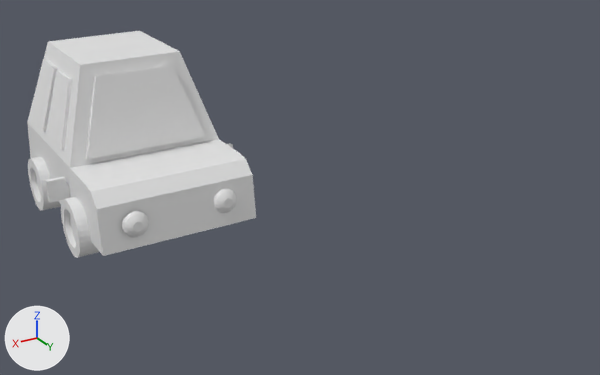
The Blender file 3Dundervisning/bil UwU.blend: old version first, new version second.
Camera for both pictures: a 50 mm lens placed at (7.04, 8.73, 5.36), pointed at (1.42, -0.63, 0.68). Lighting does not change. The marker at lower left points along +X, +Y and +Z.

The older version as bpy lines, for what is in view:
```python
ob_car_body = bpy.data.objects.new('car body', me_cube_002)
ob_car_body.location = (3.26, -2.84, 0.82)
ob_car_body.scale = (1.1, 1.16, 0.409)
ob_hjul_back = bpy.data.objects.new('hjul back', me_cylinder_004)
ob_hjul_back.location = (4.355, -3.205, 0.463)
ob_hjul_back.rotation_euler = (1.572, -6.564, 1.57)  # degrees (90, 344, 90)
ob_hjul_back.scale = (0.4, 0.4, 0.158)
ob_hjul_front = bpy.data.objects.new('hjul front', me_cylinder)
ob_hjul_front.location = (4.355, -1.456, 0.463)
ob_hjul_front.rotation_euler = (1.572, -6.564, 1.57)  # degrees (90, 344, 90)
ob_hjul_front.scale = (0.4, 0.4, 0.158)
ob_lys_1 = bpy.data.objects.new('lys 1 ', me_circle_001)
ob_lys_1.location = (2.608, -0.623, 0.747)
ob_lys_1.rotation_euler = (-1.502, 0.0, 0.0)  # degrees (-86, 0, 0)
ob_lys_1.scale = (0.178, 0.178, 0.178)
ob_lys_2 = bpy.data.objects.new('lys 2', me_circle_002)
ob_lys_2.location = (3.904, -0.566, 0.743)
ob_lys_2.rotation_euler = (-1.502, 0.0, 0.0)  # degrees (-86, 0, 0)
ob_lys_2.scale = (0.178, 0.178, 0.178)
ob_spejl_s1 = bpy.data.objects.new('spejl s1', me_cube_007)
ob_spejl_s1.location = (2.28, -1.87, 0.88)
ob_spejl_s1.scale = (0.0704, -0.0356, 0.146)
ob_vindue_1_s2 = bpy.data.objects.new('vindue 1 s2', me_cube_005)
ob_vindue_1_s2.location = (2.43, -3.27, 1.97)
ob_vindue_1_s2.rotation_euler = (0.0, 0.294, 0.0)  # degrees (0, 17, 0)
ob_vindue_1_s2.scale = (-0.0959, 0.353, 0.288)
ob_vindue_2_s2 = bpy.data.objects.new('vindue 2 s2', me_cube_006)
ob_vindue_2_s2.location = (2.44, -2.47, 1.96)
ob_vindue_2_s2.rotation_euler = (0.0282, 0.29, 0.00731)  # degrees (1.6, 17, 0.4)
ob_vindue_2_s2.scale = (-0.0959, -0.353, 0.288)
```
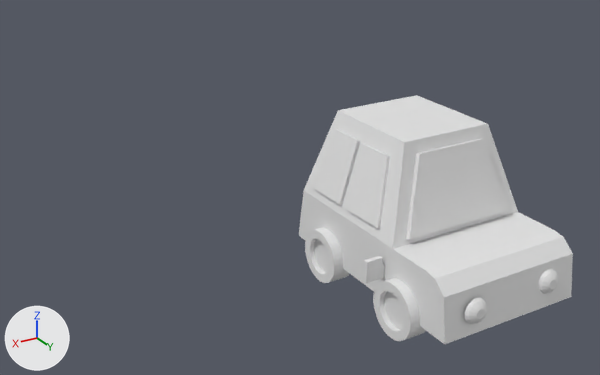
Commit message: ny bil

Pixel boxes (x1, y1, x2, y2) of what changed, in the pictures (600 x 375 px):
'car body.001', added
    after: (299, 95, 573, 344)
'car body', deleted
    before: (27, 31, 256, 256)
'hjul front', reshaped, moved
    before: (61, 197, 99, 258)
    after: (373, 278, 426, 341)
'hjul back', reshaped, moved
    before: (28, 157, 61, 211)
    after: (305, 228, 350, 283)
'vindue 2 s2.001', added
    after: (345, 144, 390, 228)
'vindue 1 s2.001', added
    after: (311, 129, 360, 205)
'vindue 2 s2', deleted
    before: (46, 70, 72, 150)
'vindue 1 s2', deleted
    before: (29, 59, 58, 132)
'lys 2', moved
    before: (122, 211, 149, 237)
    after: (465, 298, 487, 324)
'lys 1 ', moved
    before: (214, 189, 237, 213)
    after: (539, 269, 558, 294)
'spejl s1', deleted
    before: (45, 143, 233, 202)
'spejl s1.001', added
    after: (363, 256, 385, 283)

Diff of the bpy script that builds the scene:
```diff
--- a/3Dundervisning/bil UwU.blend.py
+++ b/3Dundervisning/bil UwU.blend.py
@@ ob_vindue_1_s2 @@
-ob_vindue_1_s2 = bpy.data.objects.new('vindue 1 s2', me_cube_005)
@@ ob_vindue_2_s2 @@
-ob_vindue_2_s2 = bpy.data.objects.new('vindue 2 s2', me_cube_006)
@@ ob_car_body @@
-ob_car_body = bpy.data.objects.new('car body', me_cube_002)
@@ ob_spejl_s1 @@
-ob_spejl_s1 = bpy.data.objects.new('spejl s1', me_cube_007)
@@ ob_lys_1 @@
 ob_lys_1 = bpy.data.objects.new('lys 1 ', me_circle_001)
+ob_lys_1.parent = ob_car_body_001
+ob_lys_1.matrix_parent_inverse = Matrix(((0.91, 0.0, 0.0, -2.969), (0.0, 0.863, 0.0, 2.452), (0.0, 0.0, 2.445, -1.997), (0.0, 0.0, 0.0, 1.0)))
 ob_lys_1.location = (2.608, -0.623, 0.747)
@@ ob_lys_2 @@
 ob_lys_2 = bpy.data.objects.new('lys 2', me_circle_002)
+ob_lys_2.parent = ob_car_body_001
+ob_lys_2.matrix_parent_inverse = Matrix(((0.91, 0.0, 0.0, -2.969), (0.0, 0.863, 0.0, 2.452), (0.0, 0.0, 2.445, -1.997), (0.0, 0.0, 0.0, 1.0)))
 ob_lys_2.location = (3.904, -0.566, 0.743)
@@ ob_hjul_front @@
 ob_hjul_front = bpy.data.objects.new('hjul front', me_cylinder)
+ob_hjul_front.parent = ob_car_body_001
+ob_hjul_front.matrix_parent_inverse = Matrix(((0.91, 0.0, 0.0, -2.969), (0.0, 0.863, 0.0, 2.452), (0.0, 0.0, 2.445, -1.997), (0.0, 0.0, 0.0, 1.0)))
 ob_hjul_front.location = (4.355, -1.456, 0.463)
@@ ob_hjul_front @@
 _m = ob_hjul_front.modifiers.new('Mirror', 'MIRROR')
-_m.mirror_object = ob_car_body
@@ ob_hjul_back @@
 ob_hjul_back = bpy.data.objects.new('hjul back', me_cylinder_004)
+ob_hjul_back.parent = ob_car_body_001
+ob_hjul_back.matrix_parent_inverse = Matrix(((0.91, 0.0, 0.0, -2.969), (0.0, 0.863, 0.0, 2.452), (0.0, 0.0, 2.445, -1.997), (0.0, 0.0, 0.0, 1.0)))
 ob_hjul_back.location = (4.355, -3.205, 0.463)
@@ ob_hjul_back @@
 _m = ob_hjul_back.modifiers.new('Mirror', 'MIRROR')
-_m.mirror_object = ob_car_body
@@ ob_car_body_001 @@
+ob_car_body_001 = bpy.data.objects.new('car body.001', me_cube_004)  # 60 vertices, 58 faces; spans x -1.0..1.0, y -1.04..1.96, z -1.0..4.11
+ob_car_body_001.location = (0.0, 0.0, 0.0)
+ob_car_body_001.scale = (1.1, 1.16, 0.409)
@@ ob_spejl_s1_001 @@
+ob_spejl_s1_001 = bpy.data.objects.new('spejl s1.001', me_cube_008)  # 27 vertices, 24 faces; spans x -0.408..0.07, y -0.036..0.036, z -0.146..0.159; modifiers MIRROR
+ob_spejl_s1_001.parent = ob_car_body_001
+ob_spejl_s1_001.location = (2.28, -1.869, 0.879)
@@ ob_vindue_2_s2_001 @@
+ob_vindue_2_s2_001 = bpy.data.objects.new('vindue 2 s2.001', me_cube_003)  # 24 vertices, 20 faces; spans x -12.2..9.8, y -1.2..1.0, z -2.4..2.5
+ob_vindue_2_s2_001.parent = ob_car_body_001
+ob_vindue_2_s2_001.location = (3.262, -2.468, 1.756)
+ob_vindue_2_s2_001.rotation_euler = (0.0282, 0.29, 0.00731)  # degrees (1.6, 17, 0.4)
+ob_vindue_2_s2_001.scale = (-0.0959, -0.353, 0.288)
@@ ob_vindue_1_s2_001 @@
+ob_vindue_1_s2_001 = bpy.data.objects.new('vindue 1 s2.001', me_cube_001)  # 24 vertices, 20 faces; spans x -12.2..9.9, y -1.2..1.0, z -2.4..2.5
+ob_vindue_1_s2_001.parent = ob_car_body_001
+ob_vindue_1_s2_001.location = (3.262, -3.261, 1.759)
+ob_vindue_1_s2_001.rotation_euler = (0.0, 0.294, 0.0)  # degrees (0, 17, 0)
+ob_vindue_1_s2_001.scale = (-0.0959, 0.353, 0.288)
```
